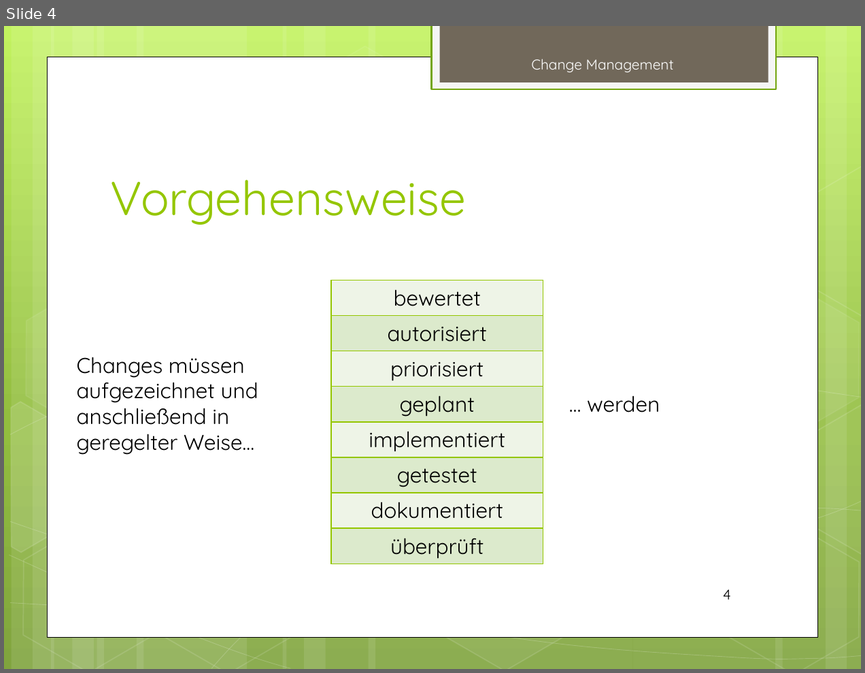
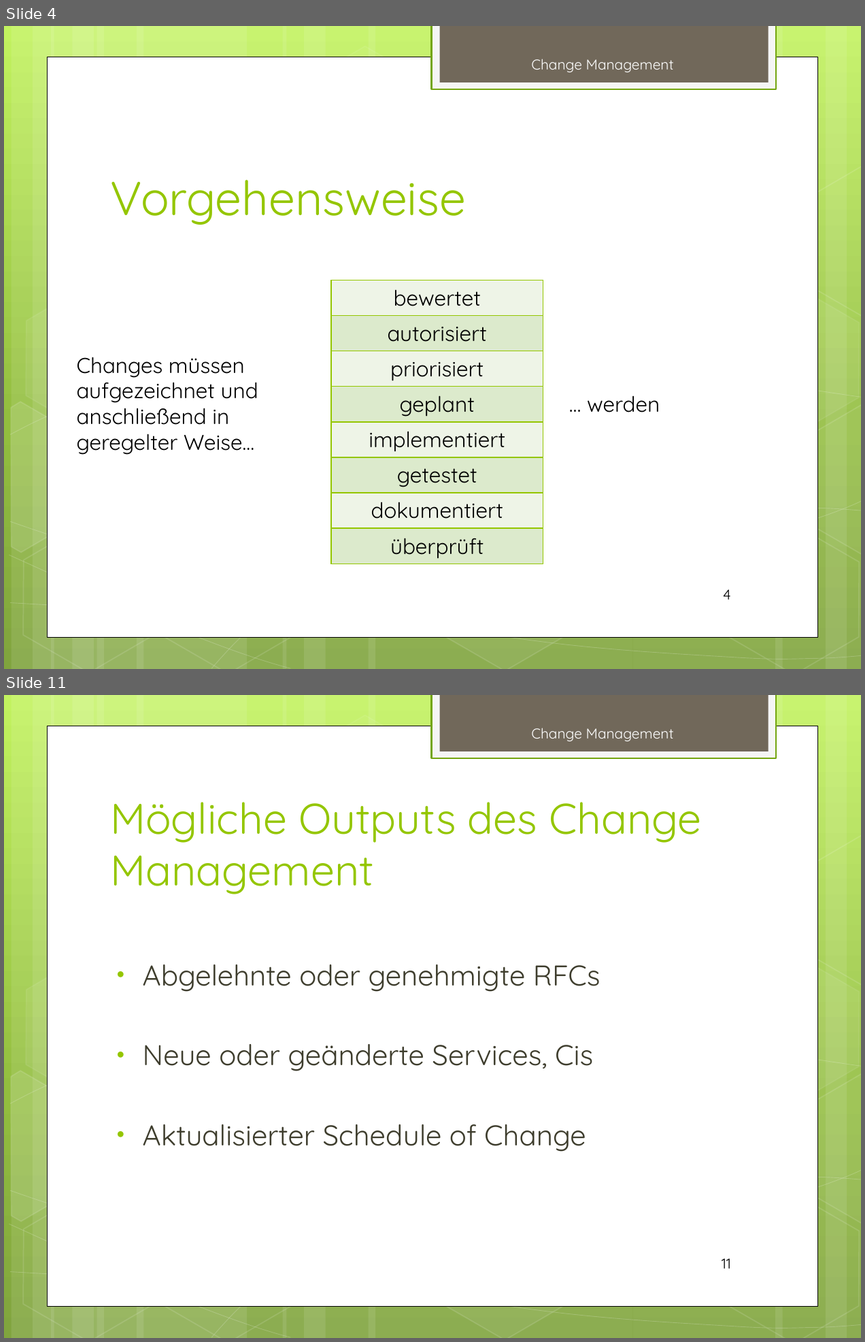
Before and after one commit to lightstalker89/MIT_SAD, a slide deck: 2nd_sem/itsm/Change Management.pptx. Shown one above the other, each under a label of ours: slide 4 before the commit, slides 4 and 11 after it; the slides between them are not shown. The pictures are 865x673 and 865x1342 pixels, drawn with LibreOffice and Linux fonts; fonts in the diff are those of the drawing. Boxes give left, top, right and bottom in pixels: in the first picture for what was removed or moved away, otherwise in the second. Text is boxed around its words. In the diff, an @@ line names an element or a change of style, - is before the commit and + after.

Commit message:
+) ITSM Change Management

```diff
--- a/2nd_sem/itsm/Change Management.pptx
+++ b/2nd_sem/itsm/Change Management.pptx
@@ slide 11 added at box(4, 695, 861, 1338), background gradient #C3F35F to #93BF3F to #81A53E; not listed: 31 template elements that a slide beside it also shows @@
@@ text added at box(531, 728, 674, 741), 12 pt, text #FEFEFE @@
+Change Management
@@ title added at box(110, 802, 702, 894), 36 pt, text #94C600 @@
+Mögliche Outputs des Change Management
@@ text added at box(143, 964, 600, 1151), 24 pt, text #3E3D2D @@
+• Abgelehnte oder genehmigte RFCs
+• Neue oder geänderte Services, Cis
+• Aktualisierter Schedule of Change
@@ page number added at box(721, 1258, 731, 1268), 12 pt, text #000000 @@
+11
```
Also in this commit, not shown: 7 other slides added.
